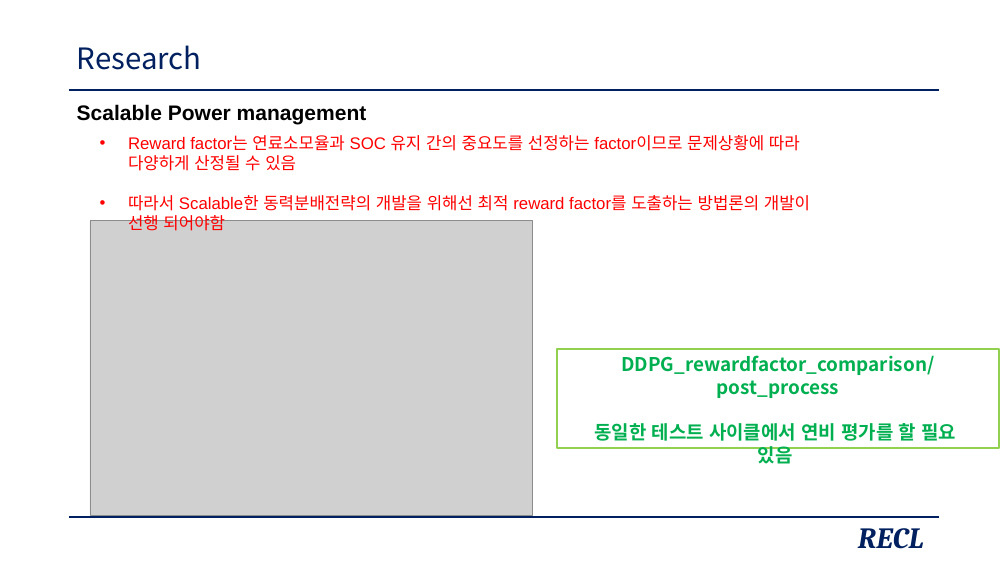
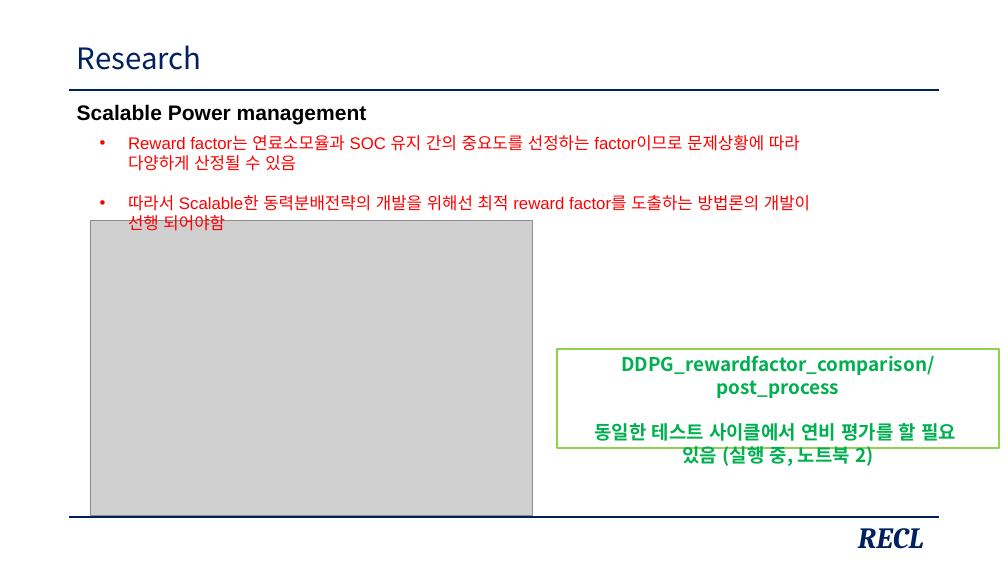
Before and after one commit to zidane89/experiment, a slide deck: slide 30 of 발표자료_중안2.pptx. Drawn at 1008x567 pixels with LibreOffice and Linux fonts; fonts in the diff are those of the drawing; grey boxes stand for pictures. Boxes give left, top, right and bottom in pixels: in the first picture for what was removed or moved away, otherwise in the second. Text is boxed around its words. In the diff, an @@ line names an element or a change of style, - is before the commit and + after.

```diff
--- a/발표자료_중안2.pptx
+++ b/발표자료_중안2.pptx
@@ text in rectangle at bbox=[594, 423, 957, 466]: text changed @@
-동일한 테스트 사이클에서 연비 평가를 할 필요
-있음
+동일한 테스트 사이클에서 연비 평가를 할 필요
+있음 (실행 중, 노트북 2)
```
Also in this commit, not shown: 4 other slides changed.
